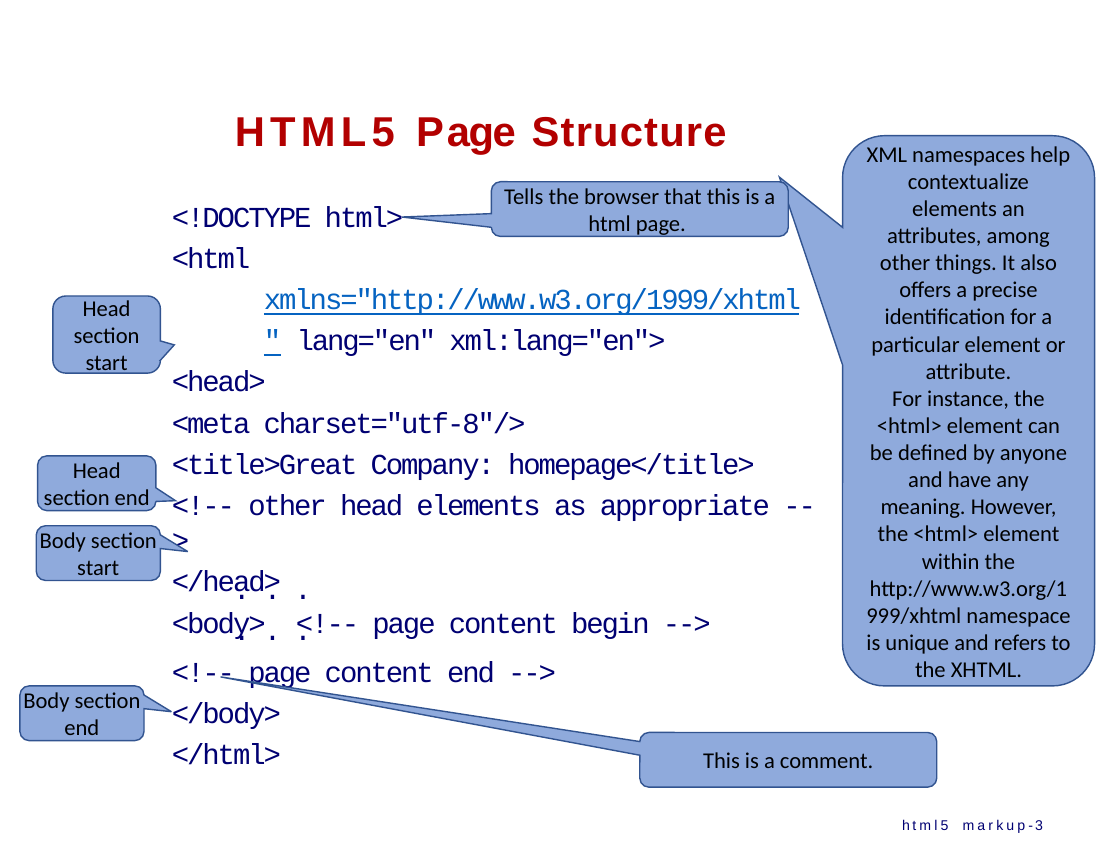
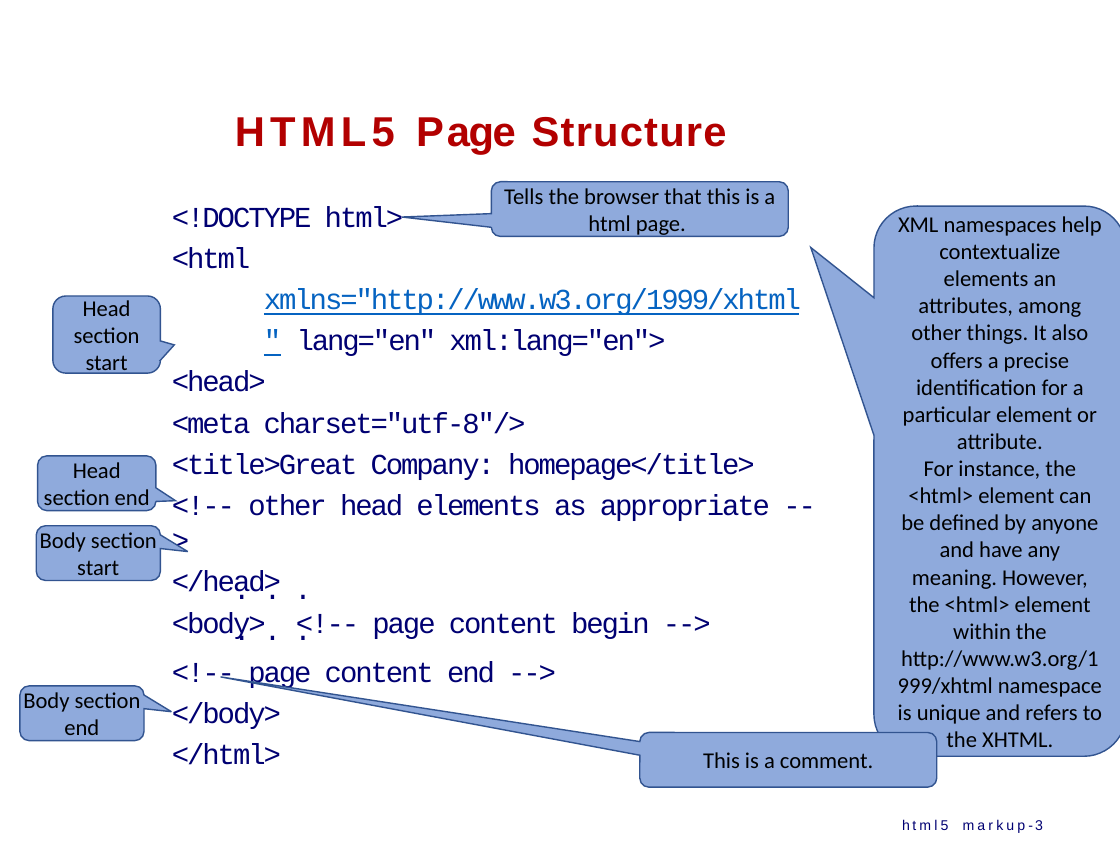
Before and after one commit to ppawar/ppawar.github.io, a slide deck: slide 3 of Spring2020/CSE102-S20/lectures/CSE102_S20_HTML.pptx. Drawn at 1120x865 pixels with LibreOffice and Linux fonts; fonts in the diff are those of the drawing. Boxes give left, top, right and bottom in pixels: in the first picture for what was removed or moved away, otherwise in the second. Text is boxed around its words. In the diff, an @@ line names an element or a change of style, - is before the commit and + after.

```diff
--- a/Spring2020/CSE102-S20/lectures/CSE102_S20_HTML.pptx
+++ b/Spring2020/CSE102-S20/lectures/CSE102_S20_HTML.pptx
@@ rounded speech box "XML namespaces help contextualize elements ...": place and size @@
-rounded speech box "XML namespaces help contextualize elements ..." at (843,135,1096,686)
+rounded speech box "XML namespaces help contextualize elements ..." at (874,206,1120,757)
```
Also in this commit, not shown: 1 other file.
